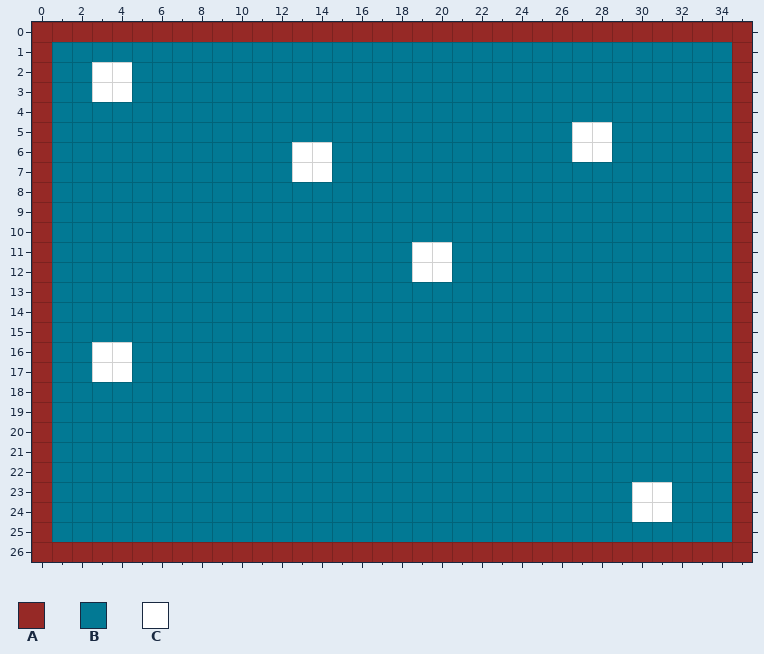
One commit to this Tiled map: raw/levels.tmx. That is the earlier state.
Cells are 25x25 px. Shown: x 0..35, y 0..26.
Key: from "tile-set": A 0, B 1, C 2.
_ is an empty cell.
Layer "1-background" before, first column x 0:
 0 AAAAAAAAAAAAAAAAAAAAAAAAAAAAAAAAAAAA
 1 ABBBBBBBBBBBBBBBBBBBBBBBBBBBBBBBBBBA
 2 ABBCCBBBBBBBBBBBBBBBBBBBBBBBBBBBBBBA
 3 ABBCCBBBBBBBBBBBBBBBBBBBBBBBBBBBBBBA
 4 ABBBBBBBBBBBBBBBBBBBBBBBBBBBBBBBBBBA
 5 ABBBBBBBBBBBBBBBBBBBBBBBBBBCCBBBBBBA
 6 ABBBBBBBBBBBBCCBBBBBBBBBBBBCCBBBBBBA
 7 ABBBBBBBBBBBBCCBBBBBBBBBBBBBBBBBBBBA
 8 ABBBBBBBBBBBBBBBBBBBBBBBBBBBBBBBBBBA
 9 ABBBBBBBBBBBBBBBBBBBBBBBBBBBBBBBBBBA
10 ABBBBBBBBBBBBBBBBBBBBBBBBBBBBBBBBBBA
11 ABBBBBBBBBBBBBBBBBBCCBBBBBBBBBBBBBBA
12 ABBBBBBBBBBBBBBBBBBCCBBBBBBBBBBBBBBA
13 ABBBBBBBBBBBBBBBBBBBBBBBBBBBBBBBBBBA
14 ABBBBBBBBBBBBBBBBBBBBBBBBBBBBBBBBBBA
15 ABBBBBBBBBBBBBBBBBBBBBBBBBBBBBBBBBBA
16 ABBCCBBBBBBBBBBBBBBBBBBBBBBBBBBBBBBA
17 ABBCCBBBBBBBBBBBBBBBBBBBBBBBBBBBBBBA
18 ABBBBBBBBBBBBBBBBBBBBBBBBBBBBBBBBBBA
19 ABBBBBBBBBBBBBBBBBBBBBBBBBBBBBBBBBBA
20 ABBBBBBBBBBBBBBBBBBBBBBBBBBBBBBBBBBA
21 ABBBBBBBBBBBBBBBBBBBBBBBBBBBBBBBBBBA
22 ABBBBBBBBBBBBBBBBBBBBBBBBBBBBBBBBBBA
23 ABBBBBBBBBBBBBBBBBBBBBBBBBBBBBCCBBBA
24 ABBBBBBBBBBBBBBBBBBBBBBBBBBBBBCCBBBA
25 ABBBBBBBBBBBBBBBBBBBBBBBBBBBBBBBBBBA
26 AAAAAAAAAAAAAAAAAAAAAAAAAAAAAAAAAAAA
After:
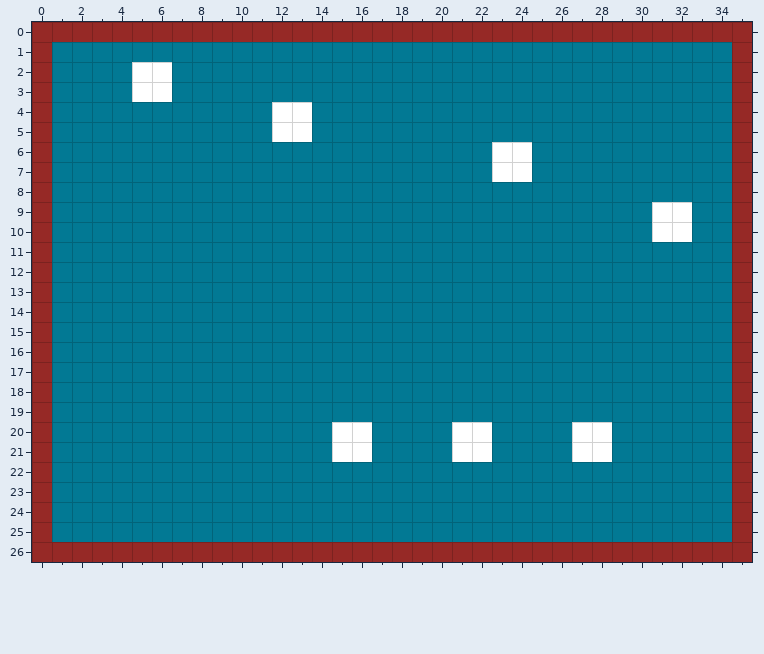
Tiles of an added or newly shown layer are drawn over the layers below it.
Change:
Changed rows in their new state; . is an unchanged cell.
Layer "1-background" (now hidden):
first column x 3:
 2 ____..........................
 3 ____..........................
 4 .........__...................
 5 .........__.............__....
 6 ..........__........__..__....
 7 ..........__........__........
 9 ............................__
10 ............................__
11 ................__............
12 ................__............
first column x 3:
16 __...........................
17 __...........................
20 ............__....__....__...
21 ............__....__....__...
23 ...........................__
24 ...........................__
Layer "2-background" (added):
first column x 3:
 2 BBCC..........................
 3 BBCC..........................
 4 .........CC...................
 5 .........CC.............BB....
 6 ..........BB........CC..BB....
 7 ..........BB........CC........
 9 ............................CC
10 ............................CC
11 ................BB............
12 ................BB............
first column x 3:
16 BB...........................
17 BB...........................
20 ............CC....CC....CC...
21 ............CC....CC....CC...
23 ...........................BB
24 ...........................BB
